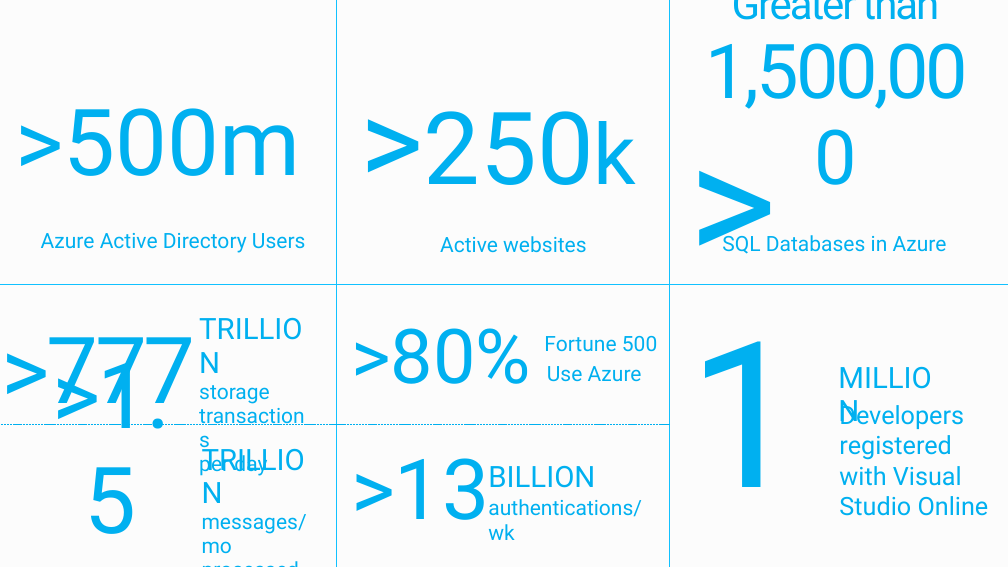
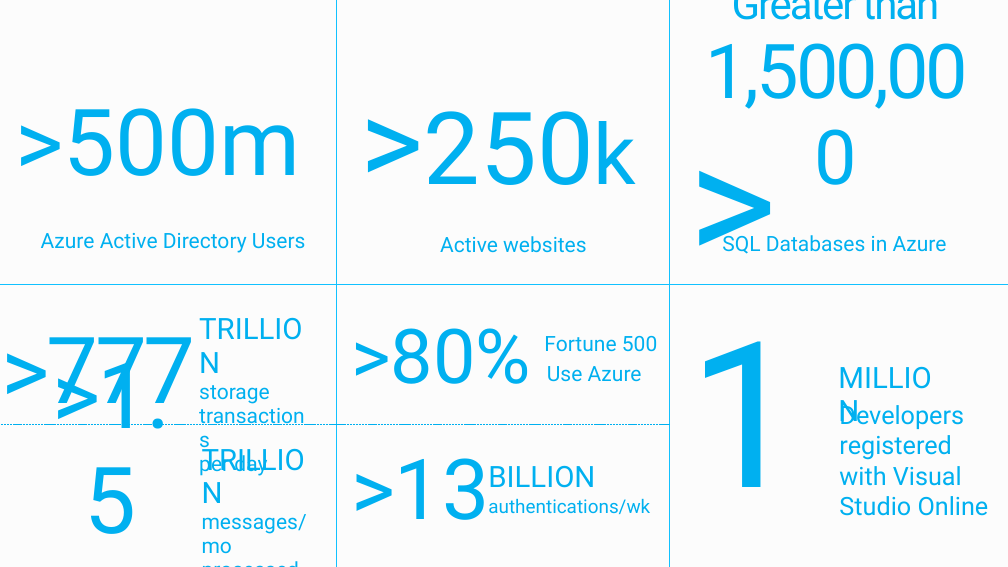
Before and after one commit to MSRConnections/Azure-training-course, a slide deck: slide 11 of Content/Introduction/Azure Overview.pptx. Drawn at 1008x567 pixels with LibreOffice and Linux fonts; fonts in the diff are those of the drawing. Boxes give left, top, right and bottom in pixels: in the first picture for what was removed or moved away, otherwise in the second. Text is boxed around its words. In the diff, an @@ line names an element or a change of style, - is before the commit and + after.

```diff
--- a/Content/Introduction/Azure Overview.pptx
+++ b/Content/Introduction/Azure Overview.pptx
@@ text "authentications/wk" at (488, 498, 650, 514): size 20 to 18 pt @@
```
Also in this commit, not shown: 7 other slides changed, 1 slide added, 3 slides removed.
